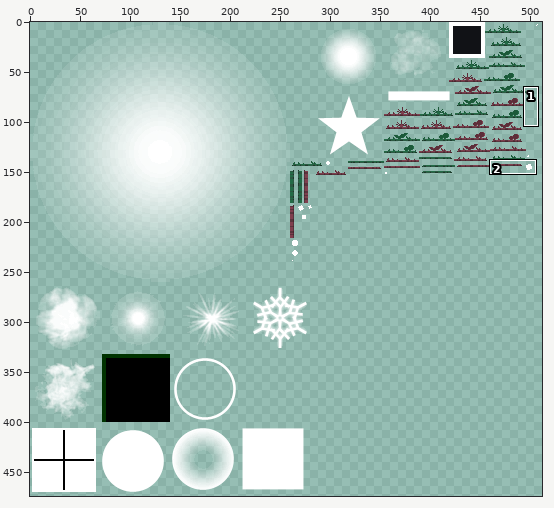
Two states of a sprite sheet, html5game/G-DASH_texture_1.png. Above, an overview of the earlier version with the close-up marked.
Close-up. Before the edit:
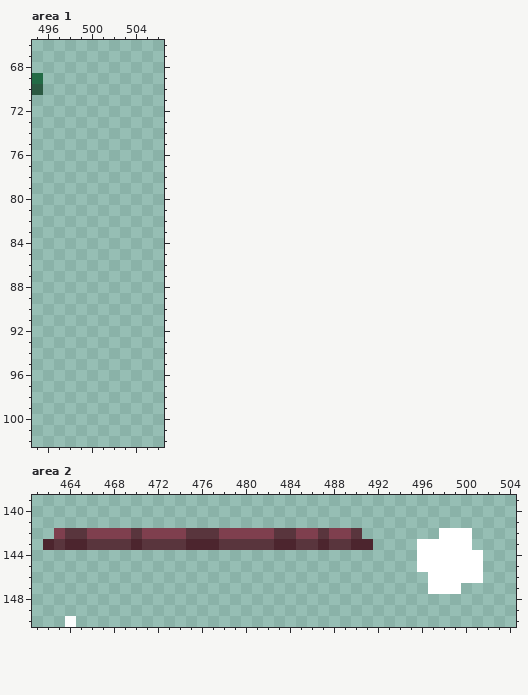
The file is 512x512 pixels. Pixels under 10% opacity are left out. Colours within 5 levels of each other are drawn and written as one. Shown: area 1: x 495..506, y 66..102; area 2: x 461..504, y 139..150. The wide view leaves out empty margins. The commit also changed other parts of the picture, which this record leaves out.
The result:
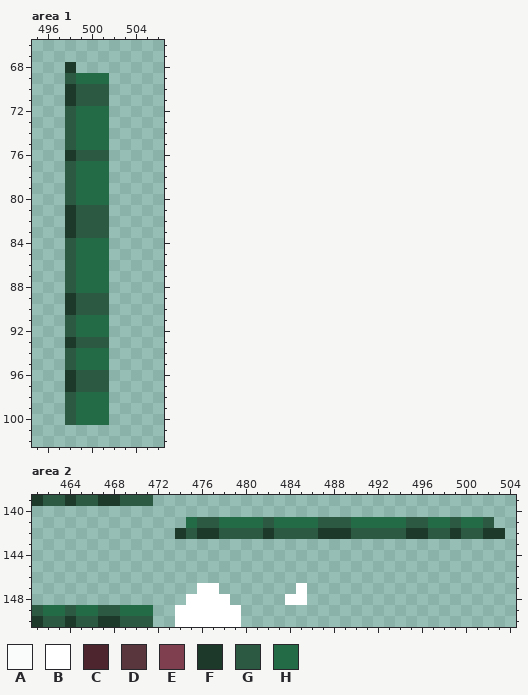
Palette (. is transparent): A #fffffff4  B #ffffff  C #4c252e  D #59353d  E #7f3f4e  F #1c392a  G #2c5942  H #236b46
What changed:
Area 1:
The author put colour F in row 68 at x 498; in rows 70 to 71 at x 498; in row 76 at x 498; in rows 81 to 83 at x 498; in rows 89 to 90 at x 498; in row 93 at x 498.
The author put colour F in rows 96 to 97 at x 498.
The author put colour G in row 69 at x 498; in rows 70 to 71 at x 499 to 501; in rows 72 to 75 at x 498; in row 76 at x 499 to 501; in rows 77 to 80 at x 498; in rows 81 to 83 at x 499 to 501.
The author put colour G in rows 84 to 88 at x 498; in rows 89 to 90 at x 499 to 501; in rows 91 to 92 at x 498; in row 93 at x 499 to 501; in rows 94 to 95 at x 498; in rows 96 to 97 at x 499 to 501.
The author put colour G in rows 98 to 100 at x 498.
The author put colour H in row 69 at x 499 to 501; in rows 72 to 75 at x 499 to 501; in rows 77 to 80 at x 499 to 501; in rows 84 to 88 at x 499 to 501; in rows 91 to 92 at x 499 to 501; in rows 94 to 95 at x 499 to 501.
The author put colour H in rows 98 to 100 at x 499 to 501.
Colour G is removed in row 70 at x 495.
Colour H is removed in row 69 at x 495.
Area 2:
The author put colour B in row 147 at x 476 to 477 and 485; in row 148 at x 475 to 478 and 484 to 485; in rows 149 to 150 at x 474 to 479.
The author put colour F in row 139 at x 461, 464 and 467 to 468; in row 142 at x 495 to 496 and 502 to 503; in row 150 at x 461 and 467 to 468.
Colour A becomes colour F in row 150 at x 464.
Colour B becomes colour F in row 142 at x 499.
Colour D becomes colour F in row 142 at x 476 to 477 and 487.
Colour E becomes colour F in row 142 at x 474, 482 and 488 to 489.
The author put colour G in row 139 at x 462 to 463, 465 to 466 and 469 to 471; in row 141 at x 476 to 477, 482, 487 to 489, 495 to 496, 499 and 502; in row 142 at x 491 to 494, 497 and 501; in row 149 at x 461, 464 and 467 to 468; in row 150 at x 462 to 463, 465 to 466 and 469 to 471.
Colour B becomes colour G in row 142 at x 498 and 500.
Colour D becomes colour G in row 142 at x 475, 483 to 484 and 490.
Colour E becomes colour G in row 142 at x 478 to 481 and 485 to 486.
The author put colour H in row 141 at x 475, 478 to 481, 483 to 486, 490 to 494, 497 to 498 and 500 to 501; in row 149 at x 462 to 463, 465 to 466 and 469 to 471.
Colour B is removed in row 143 at x 496 to 500; in rows 144 to 145 at x 496 to 501; in row 146 at x 497 to 501; in row 147 at x 497 to 499.
Colour C is removed in row 143 at x 462, 464 to 465, 470, 475 to 477, 483 to 484, 487 and 490 to 491.
Colour D is removed in row 142 at x 464 to 465 and 470; in row 143 at x 463, 466 to 469, 471 to 474, 478 to 482, 485 to 486 and 488 to 489.
Colour E is removed in row 142 at x 463, 466 to 469 and 471 to 473.
Boxes around the changes in both close-ups, in picture pixels (x1, y1, x2, y2):
changed: (32, 62, 109, 425)
changed: (32, 495, 505, 627)
